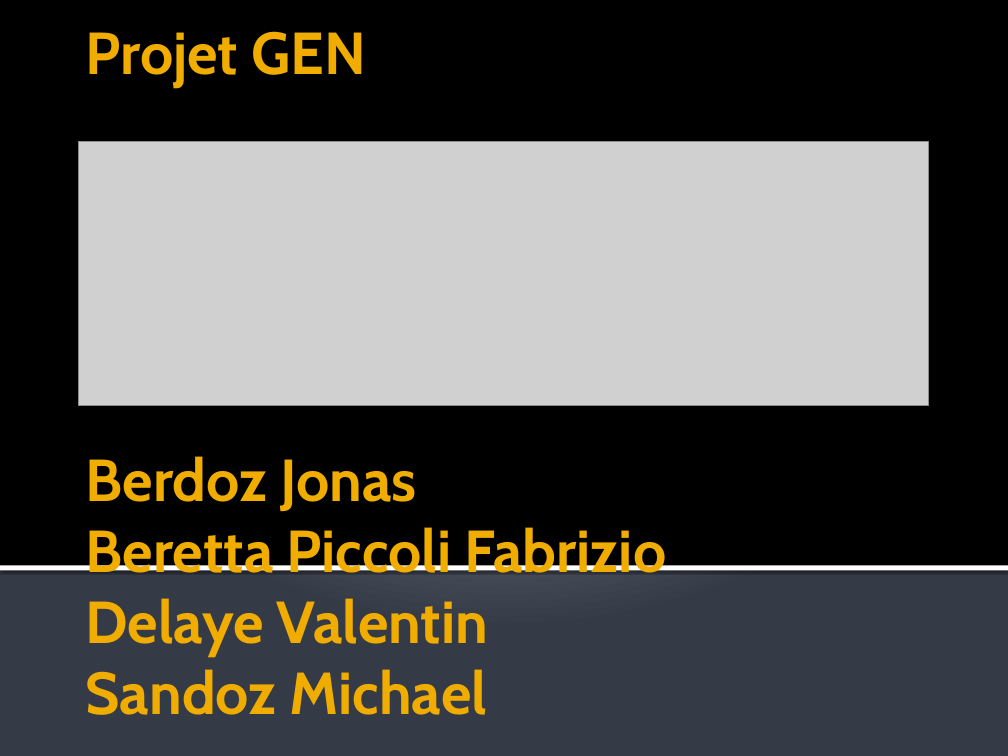
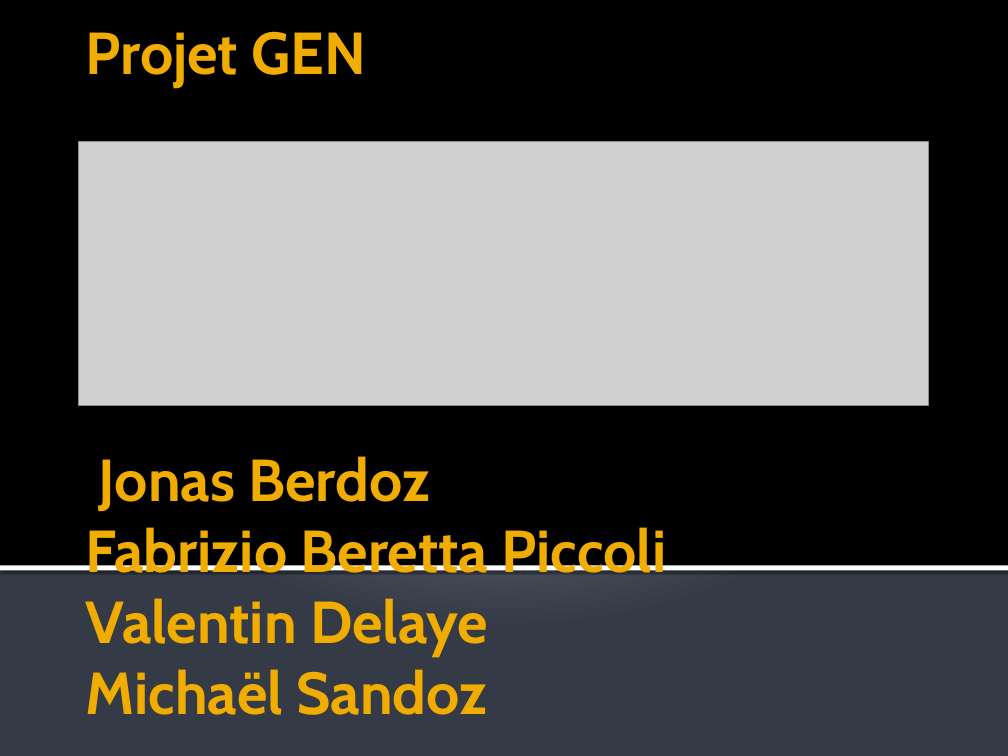
Before and after one commit to jonesbusy/killerbox, a slide deck: slide 1 of Documentation/presentation.pptx. Drawn at 1008x756 pixels with LibreOffice and Linux fonts; fonts in the diff are those of the drawing; grey boxes stand for pictures. Boxes give left, top, right and bottom in pixels: in the first picture for what was removed or moved away, otherwise in the second. Text is boxed around its words. In the diff, an @@ line names an element or a change of style, - is before the commit and + after.

```diff
--- a/Documentation/presentation.pptx
+++ b/Documentation/presentation.pptx
@@ title at (86,31,667,715): text changed @@
-Projet GEN
-Berdoz Jonas
-Beretta Piccoli Fabrizio
-Delaye Valentin
-Sandoz Michael
+Projet GEN
+Jonas Berdoz
+Fabrizio Beretta Piccoli
+Valentin Delaye
+Michaël Sandoz
```
Also in this commit, not shown: 3 other slides changed, 6 other files.
